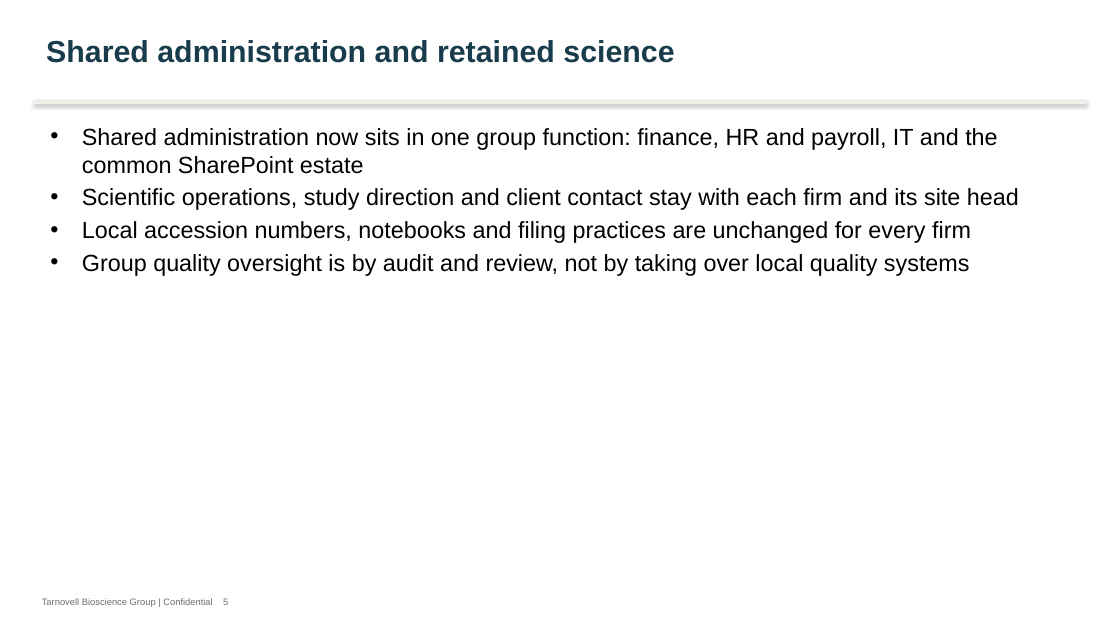
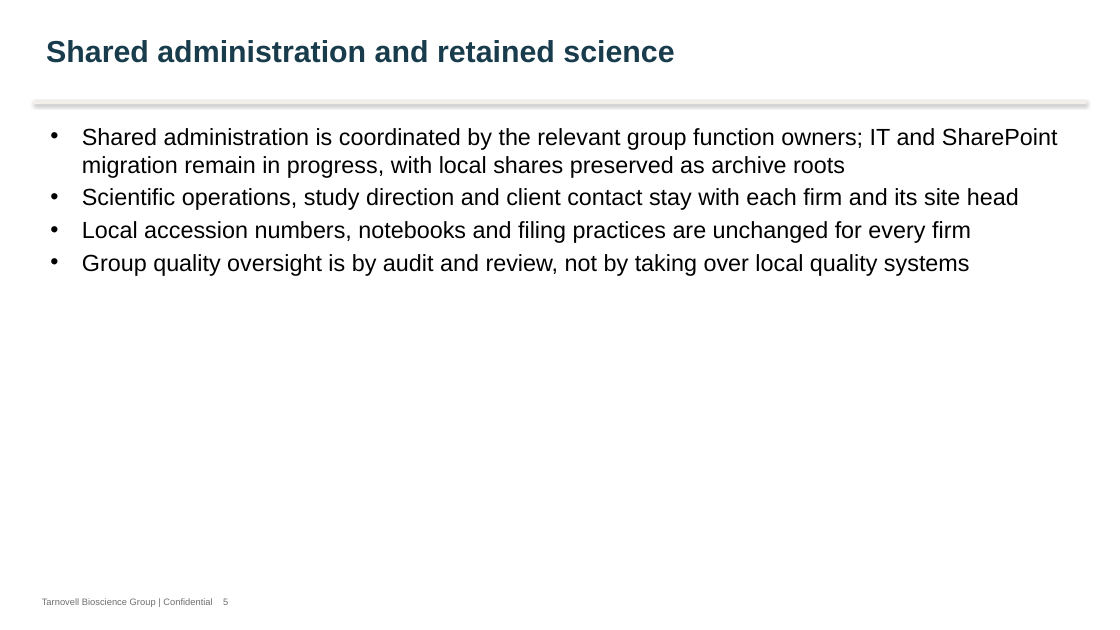
Before and after one commit to 60xAI/portco-mock-dataset, a slide deck: slide 5 of output/archive/Tarnovell_Group/People/Organisation/2025/Group_Organisation_Chart_2025-11.pptx. Drawn at 1120x630 pixels with LibreOffice and Linux fonts; fonts in the diff are those of the drawing. Boxes give left, top, right and bottom in pixels: in the first picture for what was removed or moved away, otherwise in the second. Text is boxed around its words. In the diff, an @@ line names an element or a change of style, - is before the commit and + after.

```diff
--- a/output/archive/Tarnovell_Group/People/Organisation/2025/Group_Organisation_Chart_2025-11.pptx
+++ b/output/archive/Tarnovell_Group/People/Organisation/2025/Group_Organisation_Chart_2025-11.pptx
@@ text at bbox=[82, 128, 1058, 178]: text changed @@
-• Shared administration now sits in one group function: finance, HR and payroll, IT and the common SharePoint estate
+• Shared administration is coordinated by the relevant group function owners; IT and SharePoint migration remain in progress, with local shares preserved as archive roots
```
Also in this commit, not shown: 1 other slide changed, 1 other file.
